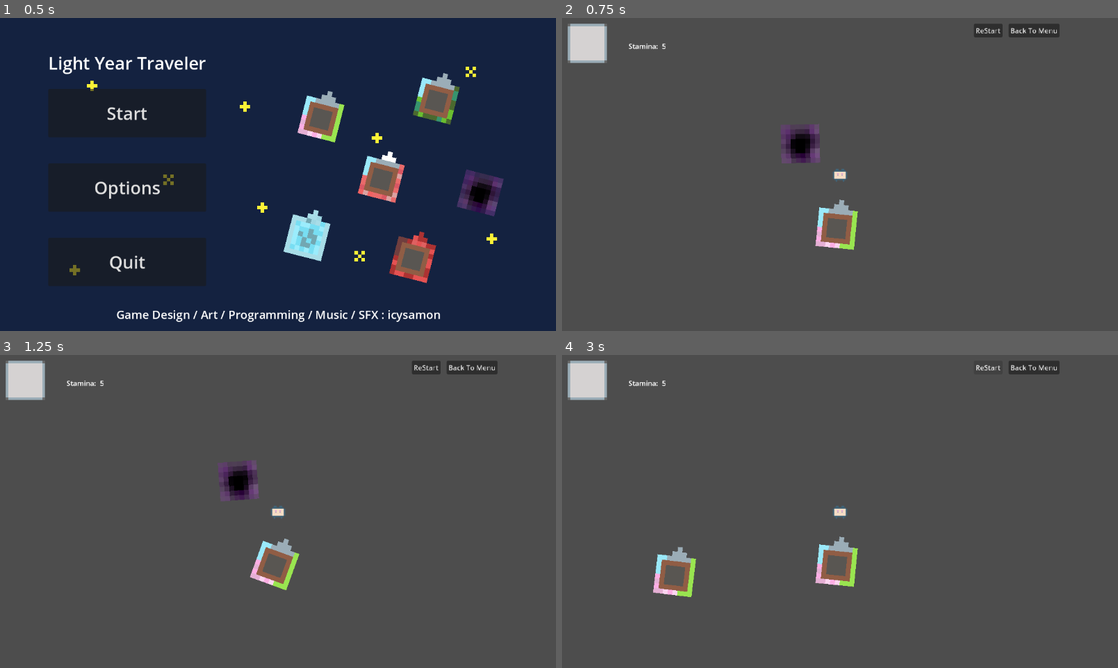
Above: before the commit, frames 1-4 (two rows, left to right).
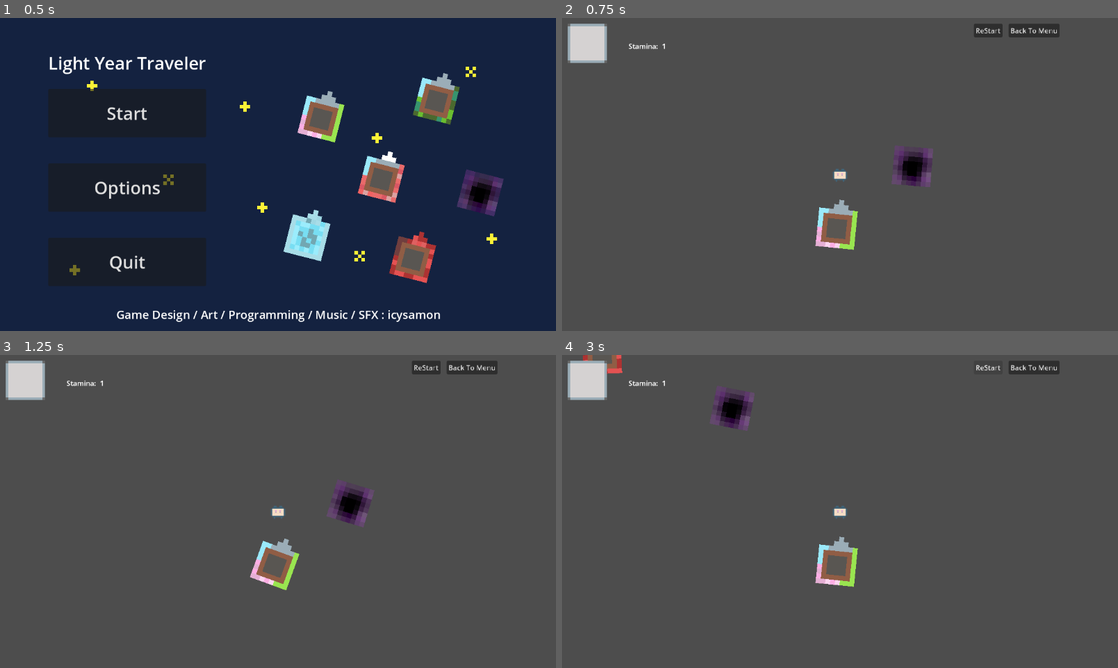
Above: after the commit, the same moments.

Repository: icysamon/LightYearsTraveler
Game: Godot game, scene res://scene/main/menu.tscn
The game is run twice, just before and just after one commit, with the same random seed, the same clock (stepped at 60 frames per second) and the same inputs.
Inputs:
- Up to frame 1 (0.5 s): no input
- Up to frame 2 (0.75 s): click "Start" at 0.5 s
- Up to frame 3 (1.25 s): no input
- Up to frame 4 (3 s): click "ReStart" at 1.25 s; click "ReStart" at 2 s; click "ReStart" at 2.75 s

Frame 1 is identical in both runs. In frame 2, 1.4% of the frame differs, in the area x 18-67%, y 8-54%; in frame 3, 1.4%; in frame 4, 1.6%, in the area x 3-35%, y 0-78%.

Commit message:
feat: event resource

Diff:
--- /dev/null
+++ b/resource/event/beautiful_spring.tres
@@ -0,0 +1,9 @@
+[gd_resource type="Resource" script_class="Event" load_steps=2 format=3 uid="uid://bug7l5esswclg"]
+
+[ext_resource type="Script" path="res://scripts/ref_counted_event.gd" id="1_7anud"]
+
+[resource]
+script = ExtResource("1_7anud")
+name = "Beatuful Spring"
+description = "too beatufl"
+stamina = 5
--- a/scene/child/planet.tscn
+++ b/scene/child/planet.tscn
@@ -1,7 +1,8 @@
-[gd_scene load_steps=5 format=3 uid="uid://b5lv76xyyp2au"]
+[gd_scene load_steps=6 format=3 uid="uid://b5lv76xyyp2au"]
 
 [ext_resource type="Texture2D" uid="uid://cw1tqknepharf" path="res://assets/planet/spring.png" id="1_f3xtl"]
 [ext_resource type="Script" path="res://scripts/planet.gd" id="1_qtws5"]
+[ext_resource type="Resource" uid="uid://bug7l5esswclg" path="res://resource/event/beautiful_spring.tres" id="2_ufkd7"]
 [ext_resource type="Script" path="res://scripts/area/planet_area.gd" id="3_vqtv6"]
 
 [sub_resource type="RectangleShape2D" id="RectangleShape2D_y4js5"]
@@ -11,6 +12,7 @@
 z_index = -10
 texture_filter = 1
 script = ExtResource("1_qtws5")
+event_array = [ExtResource("2_ufkd7")]
 
 [node name="Sprite2D" type="Sprite2D" parent="."]
 scale = Vector2(10, 10)
--- a/scripts/global.gd
+++ b/scripts/global.gd
@@ -22,6 +22,8 @@
 var creation_radius : int = 0
 var target : Vector2 = Vector2.ZERO
 var flag_move : bool = false
+var can_move : bool = true
+var last_target_normalized : Vector2 = Vector2.ZERO
 var planet_style = [
 	PLANET_SPRING,
 	PLANET_SUMMER,
@@ -42,6 +44,8 @@
 		planet.TEXTURE = planet_style.pick_random()
 		planet.speed_rotation = randf_range(-1.0, 1.0)
 		planet.position = Vector2(x, y)
+		planet.event = planet.event_array.pick_random()
+		print(planet.event)
 		add_child(planet)
 		if planet.get_planet:
 			planet.queue_free()
@@ -50,12 +54,26 @@
 
 	pass # Replace with function body.
 
+func _draw():
+	if player.stamina <= 0 and flag_move:
+		draw_line(player.global_position, get_global_mouse_position(), Color.BLUE, 3.0)
 
 # Called every frame. 'delta' is the elapsed time since the previous frame.
 func _process(delta):
-	if flag_move:
+	if player.stamina > 0 and flag_move:
 		var target_normalized = (target - player.position).normalized()
 		player.position += target_normalized * speed * delta
+	elif player.stamina <= 0:
+		queue_redraw()
+
+		if flag_move and can_move and Input.is_action_just_pressed("move"):
+			can_move = false
+			last_target_normalized = (target - player.position).normalized()
+
+		elif flag_move and !can_move:
+			player.position += last_target_normalized * speed * delta
+			pass
+
 
 	if !animation_player.is_playing():
 		animation_click.visible = false
--- a/scripts/planet.gd
+++ b/scripts/planet.gd
@@ -4,8 +4,11 @@
 
 var TIP = preload("res://scene/child/tip.tscn")
 @onready var SPRITE2D = $Sprite2D
+@onready var GAME_OVER = preload("res://scene/child/game_over.tscn")
 @export var TEXTURE : Texture
 @export var speed_rotation : float = 0.5
+@export var event : Resource
+
 
 const PLANET_SPRING = preload("res://assets/planet/spring.png")
 const PLANET_SUMMER = preload("res://assets/planet/summer.png")
@@ -22,6 +25,7 @@
 	PLANET_HELL0,
 	PLANET_BLACK_HOLE]
 
+@export var event_array : Array[Resource]
 var default_scale : Vector2 = Vector2.ONE
 var tween_size_add : Vector2 = Vector2.ONE * 0.2
 
@@ -117,6 +121,9 @@
 				planet_energy -= 1
 			PLANET_WINTER:
 				pass
+			PLANET_BLACK_HOLE:
+				print("black hole")
+				player.stamina = 0
 	elif get_player and planet_energy <= 0:
 		if !flag_tip:
 			flag_tip = true
--- a/scripts/player.gd
+++ b/scripts/player.gd
@@ -2,7 +2,7 @@
 
 @onready var GAME_OVER = preload("res://scene/child/game_over.tscn")
 
-var stamina : int = 5
+var stamina : int = 1
 var area_name = "player"
 
 func _process(delta):
--- /dev/null
+++ b/scripts/ref_counted_event.gd
@@ -0,0 +1,6 @@
+extends Resource
+
+class_name Event
+@export var name : String = "null"
+@export_multiline var description : String = "null"
+@export var stamina : int = 0
